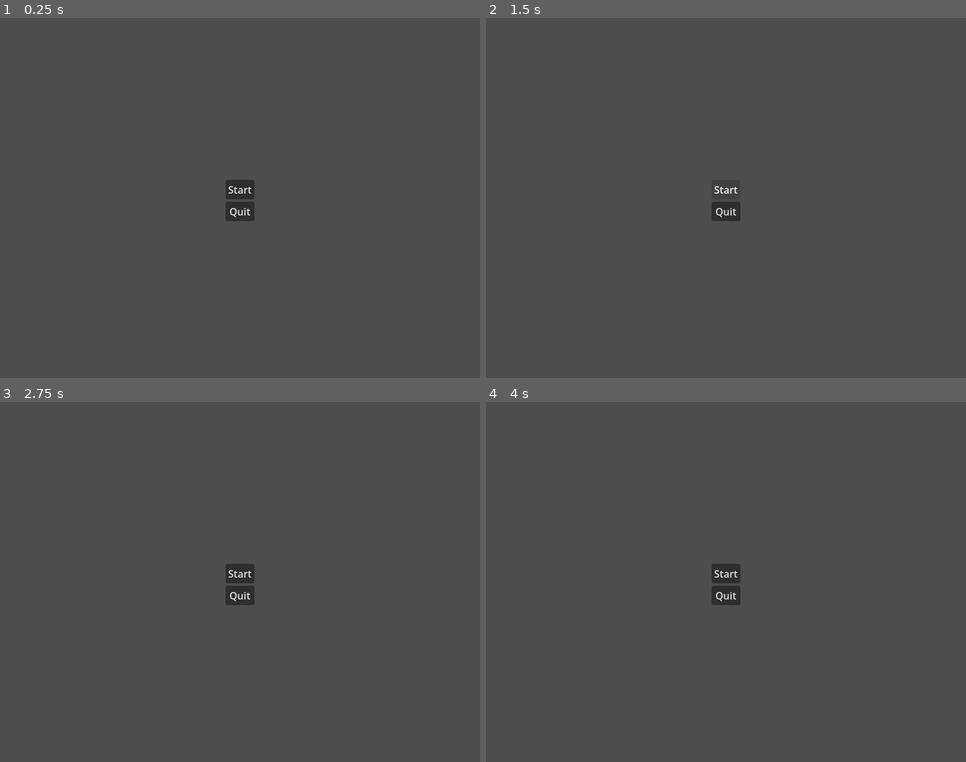
Above: before the commit, frames 1-4 (two rows, left to right).
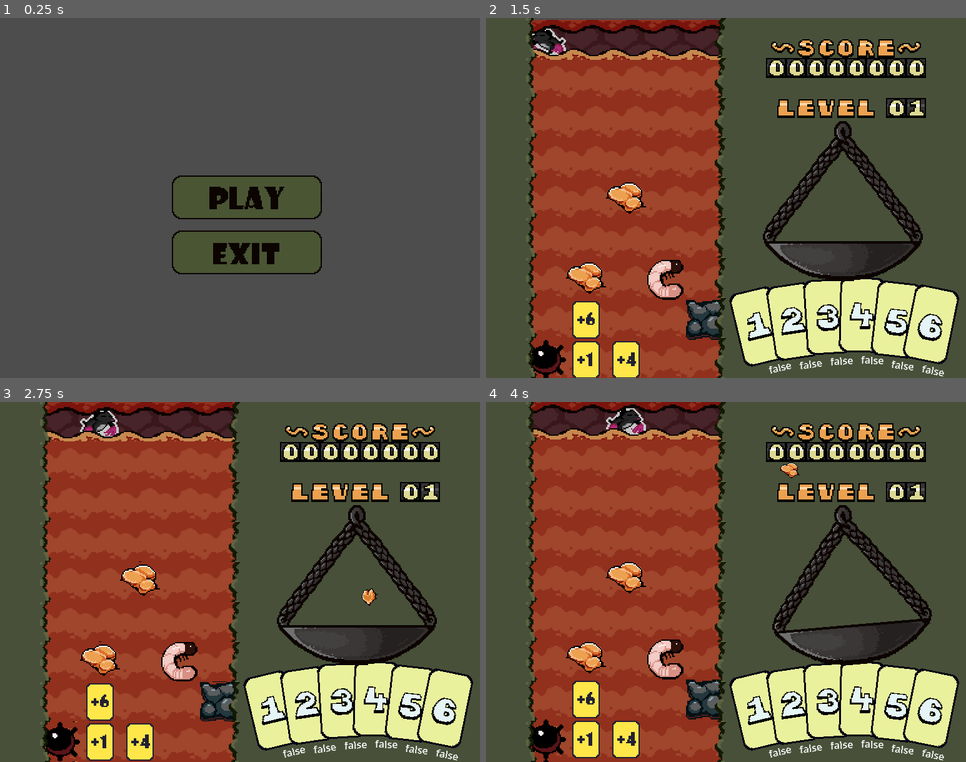
Above: after the commit, the same moments.

Repository: DogeMastr/GMTK2026
Game: Godot game, scene res://Scenes/Menus/Main Menu/main menu.tscn
Same seed, same stepped clock (60 frames per second), same inputs: the game is played once before the commit and once after it. This scene is started directly instead of the project's main scene.
Inputs (mouse positions are in pixels of both pictures, inside the frame that each line leads up to):
- Up to frame 1 (0.25 s): no input
- Up to frame 2 (1.5 s): click (726, 190) at 0.5 s, where only the run before the commit has a clickable "Start"; click (726, 190) at 1.25 s, where only the run before the commit has a clickable "Start"
- Up to frame 3 (2.75 s): move the mouse to (345, 564) at 2.02 s; hold D (player_right) from 2.03 s (still down); tap 1 (1) at 2.1 s; click (345, 564) at 2.17 s
- Up to frame 4 (4 s): release D (player_right) at 2.75 s; drag from (630, 600) to (702, 654) at 2.77 s; move the mouse to (774, 502) at 3.52 s; hold D (player_right) from 3.53 s (still down); click (774, 502) at 3.6 s; tap 1 (1) at 3.8 s

The runs differ from the first frame. In frame 1, 7.5% of the frame differs, in the area x 35-68%, y 43-72%; in frame 2, 57%; in frame 3, 57%; in frame 4, 57%, in the area x 8-99%, y 0-100%.

Commit message:
main menu screen

Diff:
--- /dev/null
+++ b/Assets/empty_theme.tres
@@ -0,0 +1,21 @@
+[gd_resource type="Theme" format=3 uid="uid://debc8wh67ylqq"]
+
+[sub_resource type="StyleBoxEmpty" id="StyleBoxEmpty_xqj42"]
+
+[sub_resource type="StyleBoxEmpty" id="StyleBoxEmpty_cfo3w"]
+
+[sub_resource type="StyleBoxEmpty" id="StyleBoxEmpty_sdg03"]
+
+[sub_resource type="StyleBoxEmpty" id="StyleBoxEmpty_j1dbm"]
+
+[sub_resource type="StyleBoxEmpty" id="StyleBoxEmpty_1lgdx"]
+
+[resource]
+Button/colors/font_disabled_color = Color(0.8745098, 0.8745098, 0.8745098, 0)
+Button/colors/font_focus_color = Color(0.9490196, 0.9490196, 0.9490196, 0)
+Button/colors/font_hover_color = Color(0.9490196, 0.9490196, 0.9490196, 0)
+Button/styles/disabled = SubResource("StyleBoxEmpty_xqj42")
+Button/styles/focus = SubResource("StyleBoxEmpty_cfo3w")
+Button/styles/hover = SubResource("StyleBoxEmpty_sdg03")
+Button/styles/normal = SubResource("StyleBoxEmpty_j1dbm")
+Button/styles/pressed = SubResource("StyleBoxEmpty_1lgdx")
--- a/Scenes/Menus/Main Menu/main menu.tscn
+++ b/Scenes/Menus/Main Menu/main menu.tscn
@@ -1,4 +1,31 @@
 [gd_scene format=3 uid="uid://bxkwvkn7uf0sh"]
+
+[ext_resource type="Script" uid="uid://bp7n4ccfsadk6" path="res://Scenes/Menus/Main Menu/main_menu.gd" id="1_xqj42"]
+[ext_resource type="Theme" uid="uid://debc8wh67ylqq" path="res://Assets/empty_theme.tres" id="2_j1dbm"]
+[ext_resource type="Texture2D" uid="uid://d1okq7tuqlday" path="res://Assets/Art/Menu Buttons Idle/ButtonPlay.png" id="3_2dscg"]
+[ext_resource type="Texture2D" uid="uid://g10lljguoovk" path="res://Assets/Art/Menu Buttons Pressing/ButtonPlayPressing.png" id="4_qjtel"]
+[ext_resource type="Texture2D" uid="uid://da6ui8b5wdmmt" path="res://Assets/Art/Menu Buttons Hover/ButtonPlayHover.png" id="5_jtovg"]
+[ext_resource type="Texture2D" uid="uid://siav61r3y7j5" path="res://Assets/Art/Menu Buttons Idle/ButtonExit.png" id="6_uarwu"]
+[ext_resource type="Texture2D" uid="uid://decf1saakviih" path="res://Assets/Art/Menu Buttons Pressing/ButtonExitPressing.png" id="7_vd6dx"]
+[ext_resource type="Texture2D" uid="uid://2legf2mff3om" path="res://Assets/Art/Menu Buttons Hover/ButtonExitHover.png" id="8_kbojc"]
+
+[sub_resource type="StyleBoxTexture" id="StyleBoxTexture_dtvc6"]
+texture = ExtResource("3_2dscg")
+
+[sub_resource type="StyleBoxTexture" id="StyleBoxTexture_nm3b7"]
+texture = ExtResource("4_qjtel")
+
+[sub_resource type="StyleBoxTexture" id="StyleBoxTexture_hb3m6"]
+texture = ExtResource("5_jtovg")
+
+[sub_resource type="StyleBoxTexture" id="StyleBoxTexture_uarwu"]
+texture = ExtResource("6_uarwu")
+
+[sub_resource type="StyleBoxTexture" id="StyleBoxTexture_vd6dx"]
+texture = ExtResource("7_vd6dx")
+
+[sub_resource type="StyleBoxTexture" id="StyleBoxTexture_kbojc"]
+texture = ExtResource("8_kbojc")
 
 [node name="MainMenu" type="Control" unique_id=1451464510]
 layout_mode = 3
@@ -7,37 +34,50 @@
 anchor_bottom = 1.0
 grow_horizontal = 2
 grow_vertical = 2
+size_flags_horizontal = 3
+size_flags_vertical = 3
+script = ExtResource("1_xqj42")
 
-[node name="MarginContainer" type="MarginContainer" parent="." unique_id=1393608915]
+[node name="CenterContainer" type="CenterContainer" parent="." unique_id=34559294]
 layout_mode = 1
 anchors_preset = 8
 anchor_left = 0.5
 anchor_top = 0.5
 anchor_right = 0.5
 anchor_bottom = 0.5
-offset_left = -23.0
-offset_top = -15.5
-offset_right = 23.0
-offset_bottom = 22.5
+offset_left = -119.0
+offset_top = -42.0
+offset_right = 9.0
+offset_bottom = 42.0
 grow_horizontal = 2
 grow_vertical = 2
-offset_transform_enabled = true
+scale = Vector2(2, 2)
 
-[node name="VBoxContainer" type="VBoxContainer" parent="MarginContainer" unique_id=205796666]
-propagate_maximum_size = false
+[node name="VBoxContainer" type="VBoxContainer" parent="CenterContainer" unique_id=1324220436]
 layout_mode = 2
-size_flags_horizontal = 4
-size_flags_vertical = 4
 alignment = 1
 
-[node name="Start" type="Button" parent="MarginContainer/VBoxContainer" unique_id=1426099343]
+[node name="Play" type="Button" parent="CenterContainer/VBoxContainer" unique_id=1548383347]
+custom_minimum_size = Vector2(128, 40)
 layout_mode = 2
-size_flags_vertical = 4
-text = "Start"
+theme = ExtResource("2_j1dbm")
+theme_override_styles/normal = SubResource("StyleBoxTexture_dtvc6")
+theme_override_styles/pressed = SubResource("StyleBoxTexture_nm3b7")
+theme_override_styles/hover = SubResource("StyleBoxTexture_hb3m6")
 
-[node name="Quit" type="Button" parent="MarginContainer/VBoxContainer" unique_id=192617820]
+[node name="Exit" type="Button" parent="CenterContainer/VBoxContainer" unique_id=278093207]
+custom_minimum_size = Vector2(128, 40)
 layout_mode = 2
-size_flags_vertical = 4
-text = "Quit
-"
-icon_alignment = 1
+theme = ExtResource("2_j1dbm")
+theme_override_styles/normal = SubResource("StyleBoxTexture_uarwu")
+theme_override_styles/pressed = SubResource("StyleBoxTexture_vd6dx")
+theme_override_styles/hover = SubResource("StyleBoxTexture_kbojc")
+
+[node name="LinkButton" type="LinkButton" parent="CenterContainer/VBoxContainer/Exit" unique_id=2131028494]
+layout_mode = 0
+offset_right = 128.75
+offset_bottom = 40.0
+uri = "https://one-heart-games.itch.io/"
+
+[connection signal="pressed" from="CenterContainer/VBoxContainer/Play" to="." method="_on_play_pressed"]
+[connection signal="pressed" from="CenterContainer/VBoxContainer/Exit" to="." method="_on_exit_pressed"]
--- /dev/null
+++ b/Scenes/Menus/Main Menu/main_menu.gd
@@ -0,0 +1,20 @@
+extends Control
+
+@onready var game_scene = preload("res://Scenes/Game/Game.tscn")
+
+# Called when the node enters the scene tree for the first time.
+func _ready() -> void:
+	pass # Replace with function body.
+
+
+# Called every frame. 'delta' is the elapsed time since the previous frame.
+func _process(delta: float) -> void:
+	pass
+
+func _on_exit_pressed() -> void:
+	$CenterContainer/VBoxContainer/Exit/LinkButton.pressed.emit()
+	pass # Replace with function body.
+
+func _on_play_pressed() -> void:
+	get_tree().change_scene_to_packed(game_scene)
+	pass # Replace with function body.
--- a/project.godot
+++ b/project.godot
@@ -26,8 +26,8 @@
 window/size/viewport_width=768
 window/size/viewport_height=576
 window/size/resizable=false
-window/stretch/mode="canvas_items"
-window/stretch/aspect="expand"
+window/stretch/mode="viewport"
+window/stretch/scale_mode="integer"
 
 [editor_plugins]
 
Not shown, added: Scenes/Menus/Main Menu/main_menu.gd.uid
